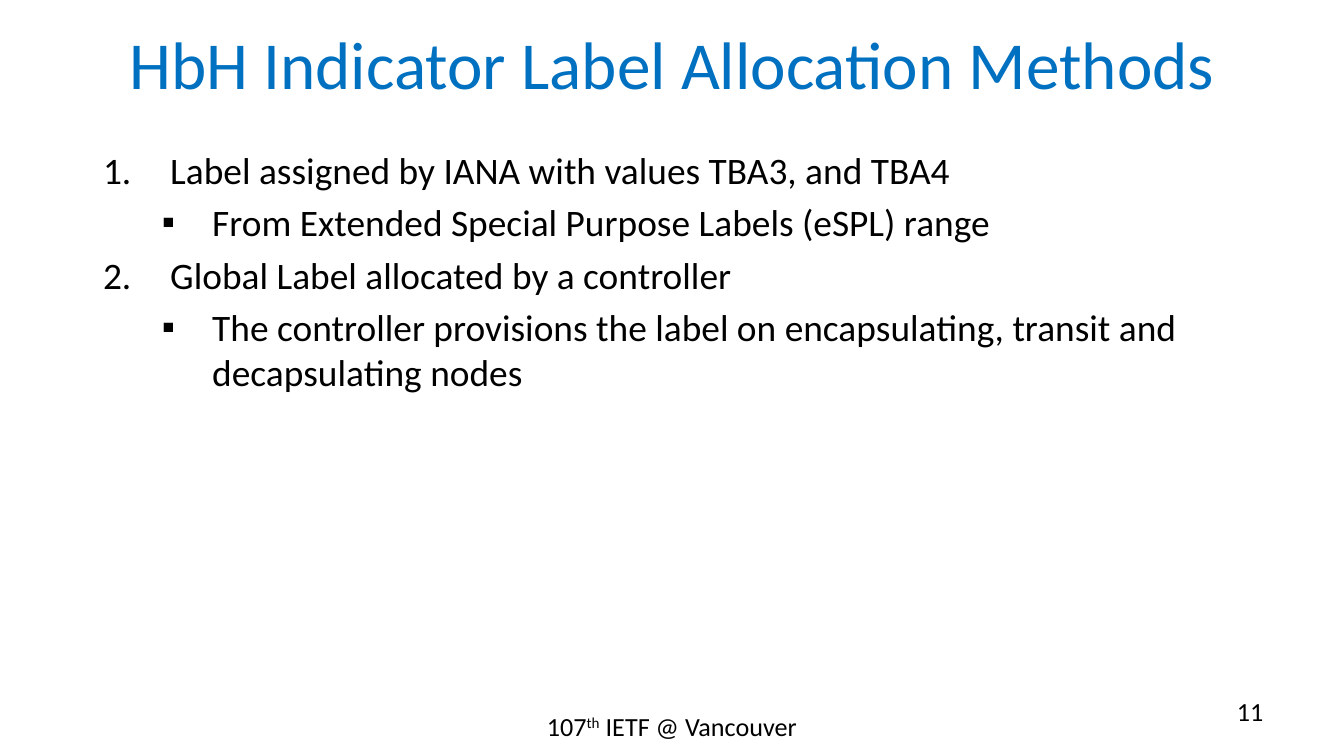
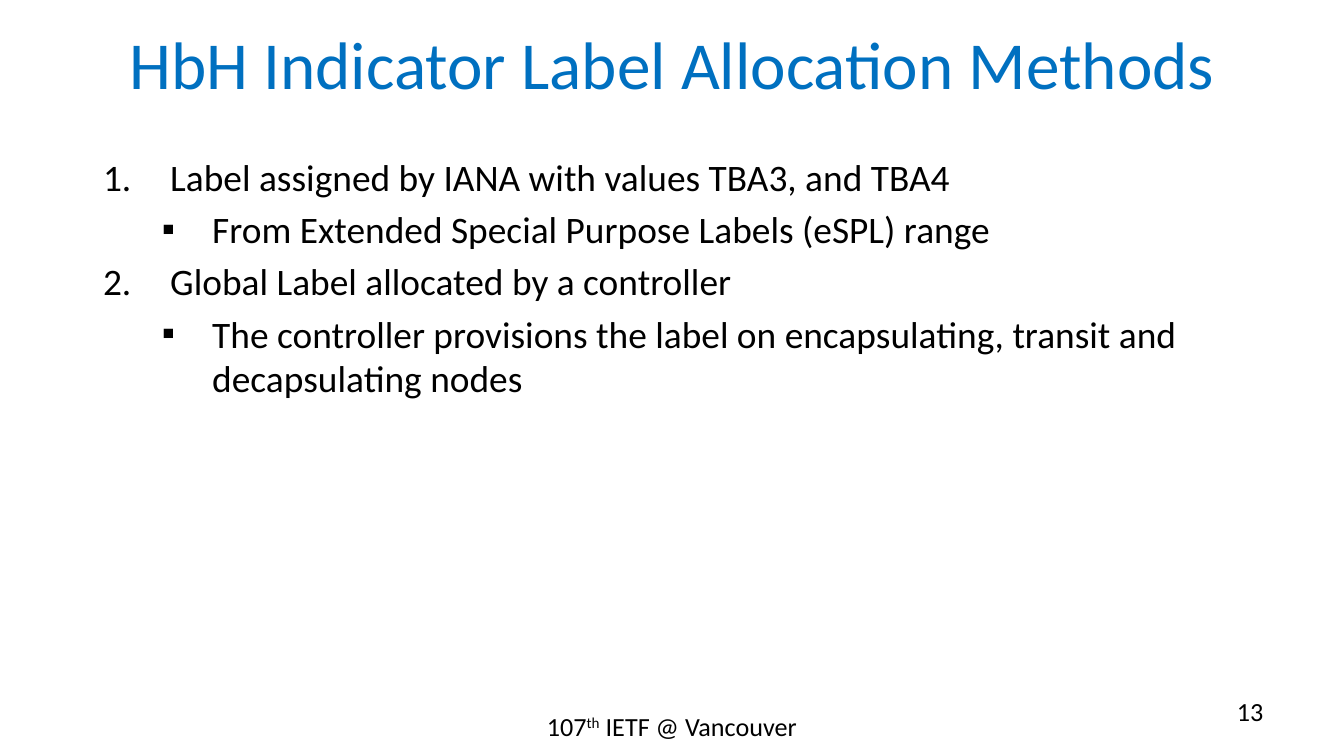
Before and after one commit to rakgandhi/ietf-slides, a slide deck: slide 13 of draft-gandhi-mpls-ioam-sr-01.pptx (slide 11 before the commit). Drawn at 1344x756 pixels with LibreOffice and Linux fonts; fonts in the diff are those of the drawing. Boxes give left, top, right and bottom in pixels: in the first picture for what was removed or moved away, otherwise in the second. Text is boxed around its words. In the diff, an @@ line names an element or a change of style, - is before the commit and + after.

```diff
--- a/draft-gandhi-mpls-ioam-sr-01.pptx
+++ b/draft-gandhi-mpls-ioam-sr-01.pptx
@@ text "Label assigned by IANA with ...": place and size @@
-text "Label assigned by IANA with ..." at (170,158,1176,393)
+text "Label assigned by IANA with ..." at (170,165,1176,399)
@@ page number at (1237,704,1263,721): text changed @@
-11
+13
```
Also in this commit, not shown: 5 other slides changed, 1 slide added, 1 other file.
